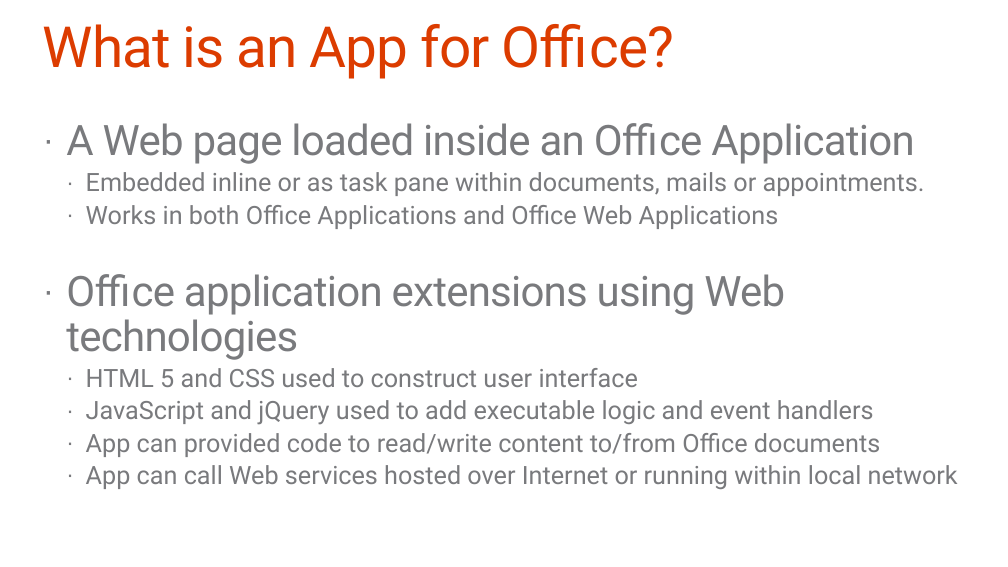
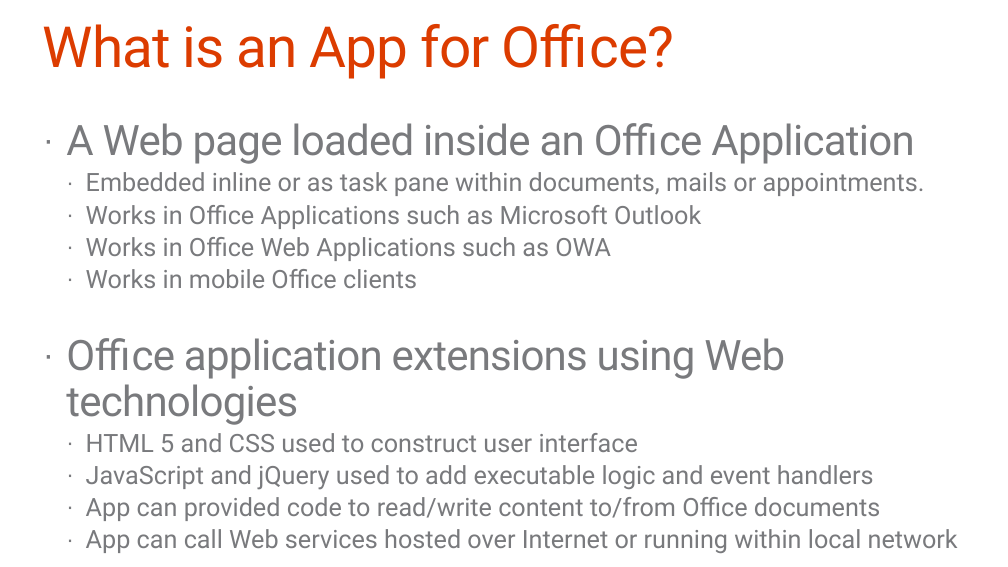
Before and after one commit to OfficeDev/TrainingContent, a slide deck: slide 5 of O3652-1 Deep Dive Apps for Office in Outlook/O3652-1 Deep Dive into Apps for Office in Outlook.pptx. Drawn at 1008x567 pixels with LibreOffice and Linux fonts; fonts in the diff are those of the drawing; background and template pictures are left out. Boxes give left, top, right and bottom in pixels: in the first picture for what was removed or moved away, otherwise in the second. Text is boxed around its words. In the diff, an @@ line names an element or a change of style, - is before the commit and + after.

```diff
--- a/O3652-1 Deep Dive Apps for Office in Outlook/O3652-1 Deep Dive into Apps for Office in Outlook.pptx
+++ b/O3652-1 Deep Dive Apps for Office in Outlook/O3652-1 Deep Dive into Apps for Office in Outlook.pptx
@@ text at box(86, 205, 701, 288): text changed @@
-  · Works in both Office Applications and Office Web Applications
+  · Works in Office Applications such as Microsoft Outlook
+  · Works in Office Web Applications such as OWA
+  · Works in mobile Office clients
```
Also in this commit, not shown: 5 other slides changed, 1 slide added, 5 slides removed.
